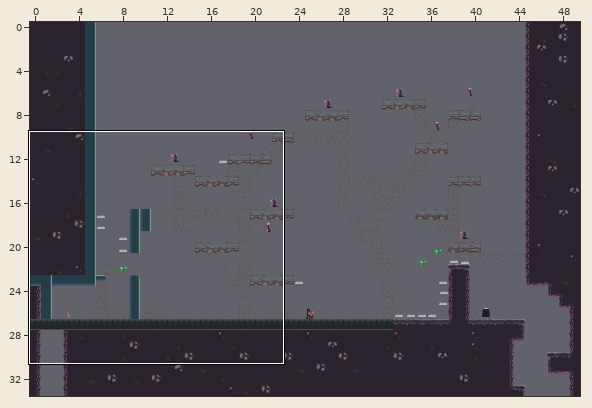
Two versions of a level (Tiled map (JSON), Eudaemon/assets/levels/level8.json). Above: a wide view before the commit, with the close-up outlined.
Close-up. Before the edit:
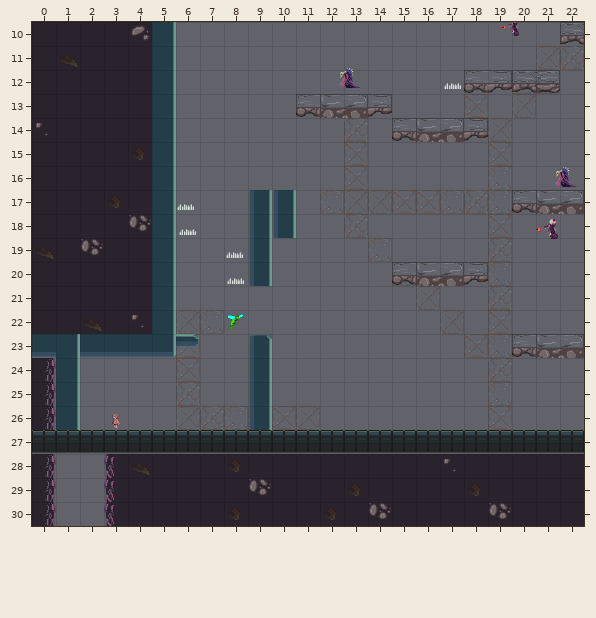
Cells are 32x32 px. Shown: x 0..22, y 10..30.
The result:
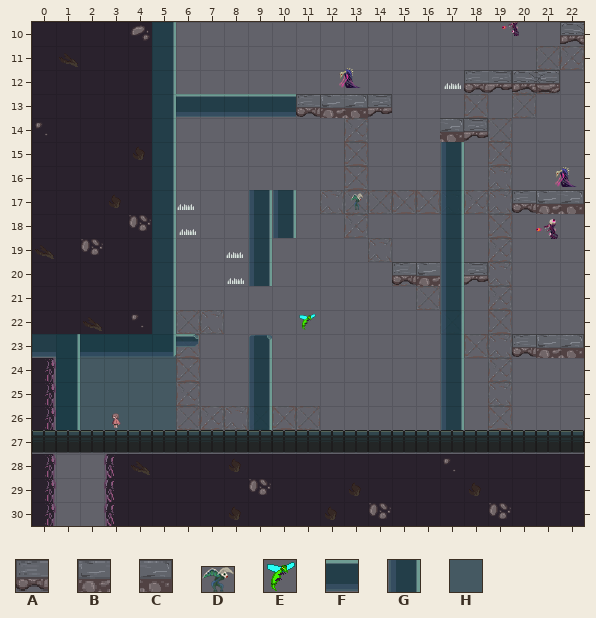
Key: from "Eudaemon Tilleset": A 25 "ConcreteNoBottom2x1_1A", B 31 "ConcreteDirtBottom2x2_1A", C 32 "ConcreteDirtBottom2x2_2A", D 80 "flyGuardian", E 88 "fly", F 137 "MetalPlatformD", G 148 "MetalPlatformDVert", H 156 "MetalWallBGA".
_ is an empty cell.
Objects are placed by their top-left corner, in cells (3,4 is the top-left corner of cell 3,4); size is 1x1 cell unless given.
See-through tiles are keyed as they look on the map.
What changed:
Layer "TileLayerBG2":
There is now tile H in rows 23 to 26 at x 2 to 5.
Layer "TileLayerFG":
There is now tile F in row 13 at x 6 to 10.
The edit turns tile C into tile G in row 20 at x 17.
There is now tile G in rows 15 to 19 at x 17; in rows 21 to 26 at x 17.
Tile A is gone in row 14 at x 15.
Tile B is gone in row 14 at x 16.
Layer "ObjectLayer":
Object E "Fly" at 8.1,22.1 size 0.8x0.7 becomes E "Fly" at 11.1,22.1 size 0.8x0.7.
A new object: D "FlyGuardian" at 13.3,17.1 size 0.5x0.7.
Where, in picture pixels (left, top, right, bottom), the same in both close-ups:
added: (176, 94, 296, 117)
changed: (392, 118, 464, 430)
added: (351, 193, 363, 210)
old place: (227, 314, 244, 330)
new place: (299, 314, 316, 330)
added: (80, 355, 176, 430)
